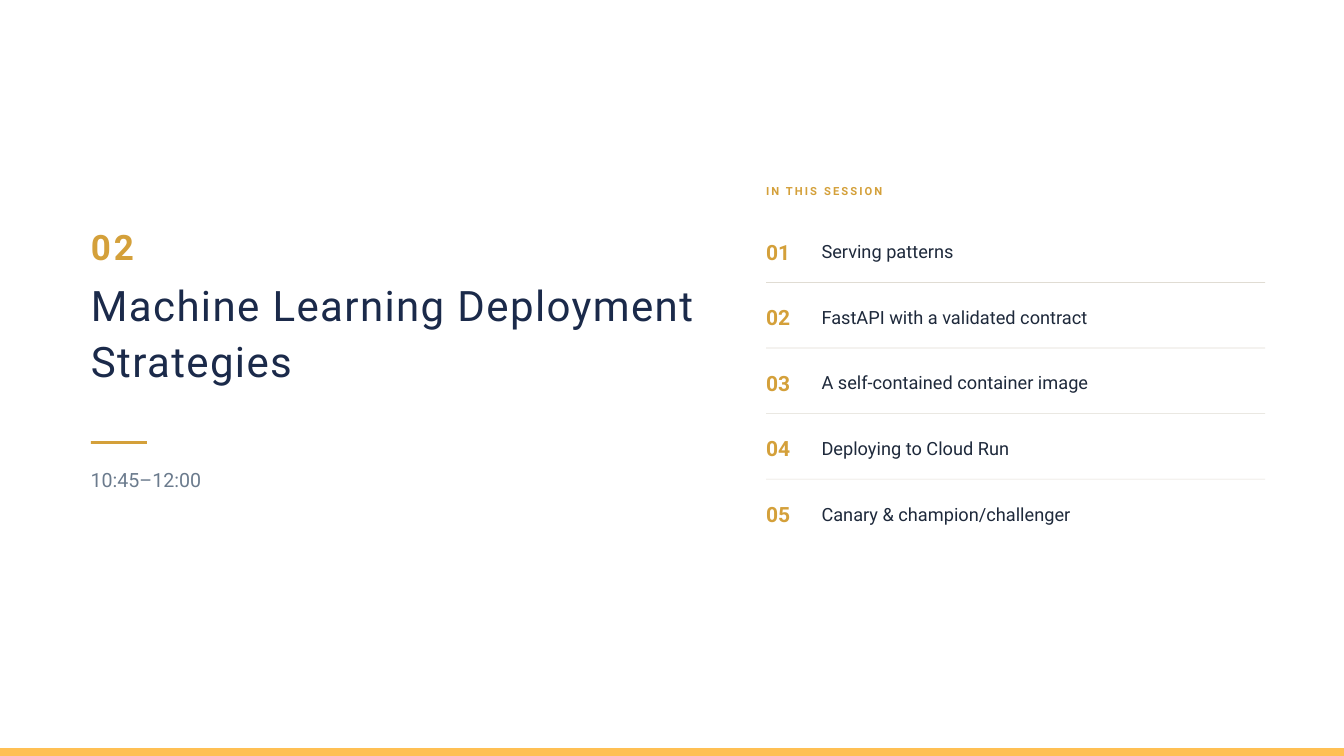
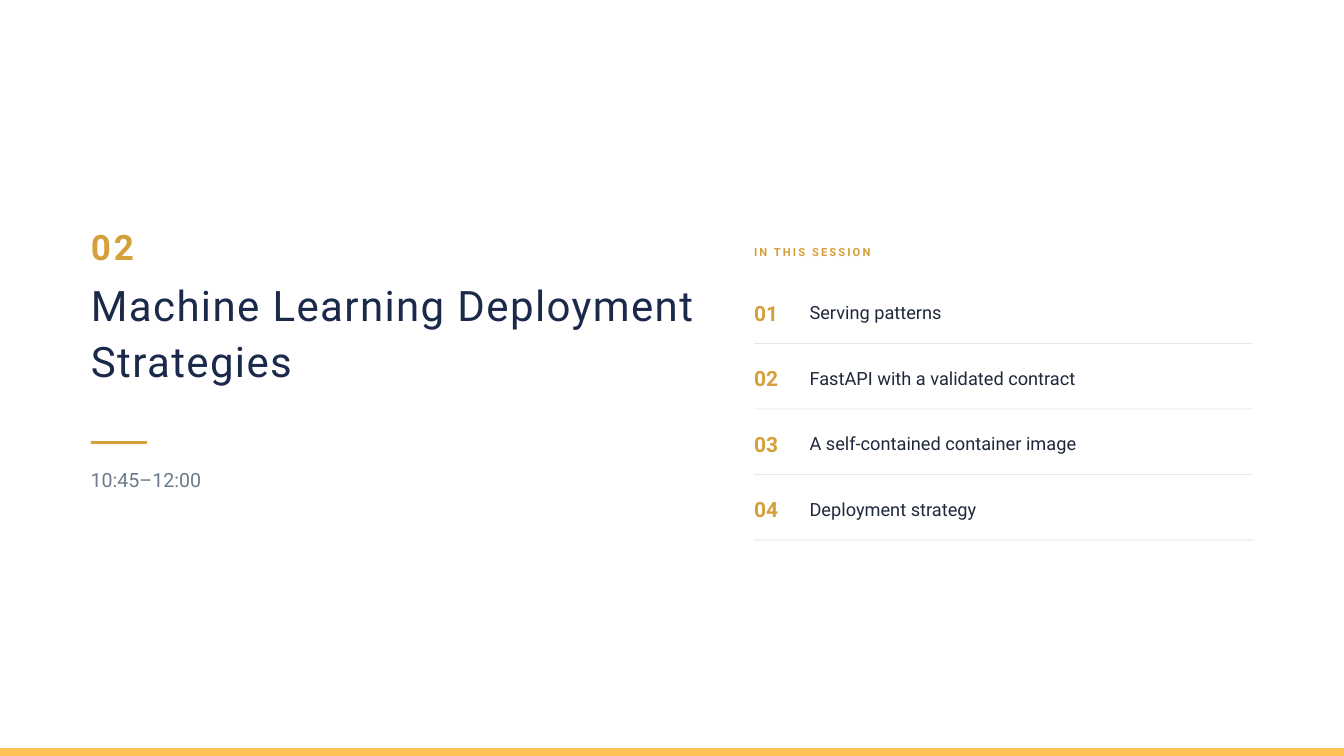
Before and after one commit to madeharta/latest-mlops-workshop, a slide deck: slide 31 of Materi MLOps Day-3.pptx (slide 28 before the commit). Drawn at 1344x756 pixels with LibreOffice and Linux fonts; fonts in the diff are those of the drawing; background and template pictures are left out. Boxes give left, top, right and bottom in pixels: in the first picture for what was removed or moved away, otherwise in the second. Text is boxed around its words. In the diff, an @@ line names an element or a change of style, - is before the commit and + after.

```diff
--- a/Materi MLOps Day-3.pptx
+++ b/Materi MLOps Day-3.pptx
@@ text removed at bbox=[822, 441, 1009, 459] @@
-Deploying to Cloud Run
@@ text removed at bbox=[766, 507, 790, 522] @@
-05
@@ text at bbox=[810, 502, 976, 520]: text changed @@
-Canary & champion/challenger
+Deployment strategy
@@ 8 texts, 4 rectangles: place and size @@
-8 texts, 4 rectangles at bbox=[766, 187, 1265, 479]
+8 texts, 4 rectangles at bbox=[754, 248, 1253, 540]
```
Also in this commit, not shown: 14 other slides changed, 19 slides added, 21 slides removed, 16 other files.
